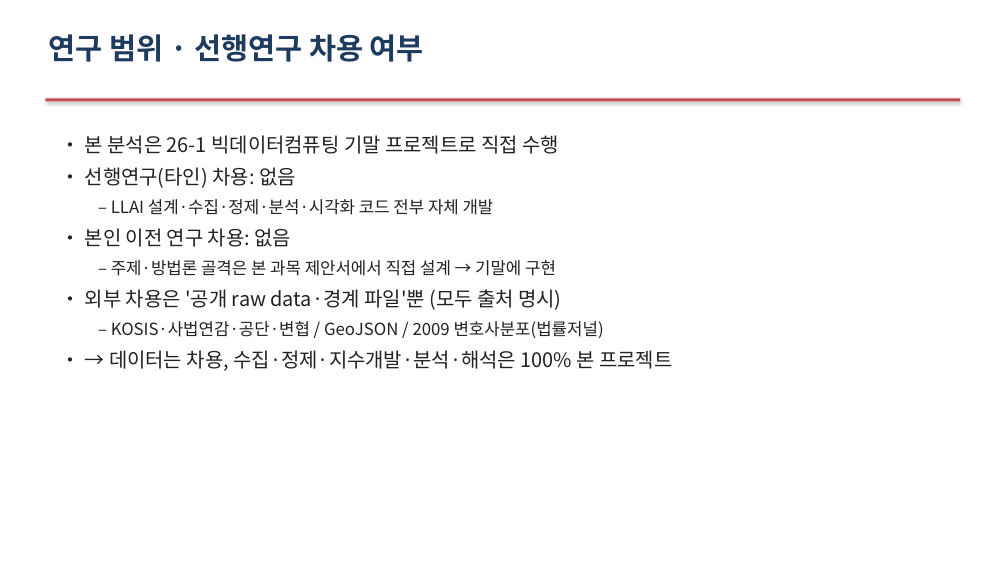
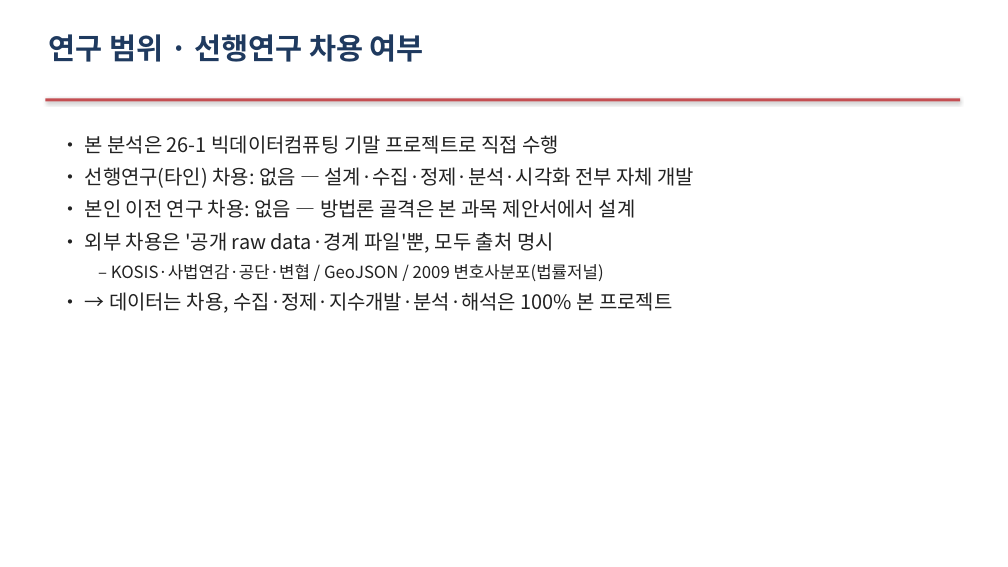
Before and after one commit to Allenkeem/llai-project, a slide deck: slide 19 of reports/발표자료.pptx (slide 2 before the commit). Drawn at 1008x567 pixels with LibreOffice and Linux fonts; fonts in the diff are those of the drawing. Boxes give left, top, right and bottom in pixels: in the first picture for what was removed or moved away, otherwise in the second. Text is boxed around its words. In the diff, an @@ line names an element or a change of style, - is before the commit and + after.

```diff
--- a/reports/발표자료.pptx
+++ b/reports/발표자료.pptx
@@ text at (x1=85, y1=167, x2=694, y2=253): text changed @@
-• 선행연구(타인) 차용: 없음
-  – LLAI 설계·수집·정제·분석·시각화 코드 전부 자체 개발
-• 본인 이전 연구 차용: 없음
-  – 주제·방법론 골격은 본 과목 제안서에서 직접 설계 → 기말에 구현
-• 외부 차용은 '공개 raw data·경계 파일'뿐 (모두 출처 명시)
+• 선행연구(타인) 차용: 없음 — 설계·수집·정제·분석·시각화 전부 자체 개발
+• 본인 이전 연구 차용: 없음 — 방법론 골격은 본 과목 제안서에서 설계
+• 외부 차용은 '공개 raw data·경계 파일'뿐, 모두 출처 명시
```
Also in this commit, not shown: 11 other slides changed, 5 other files.
